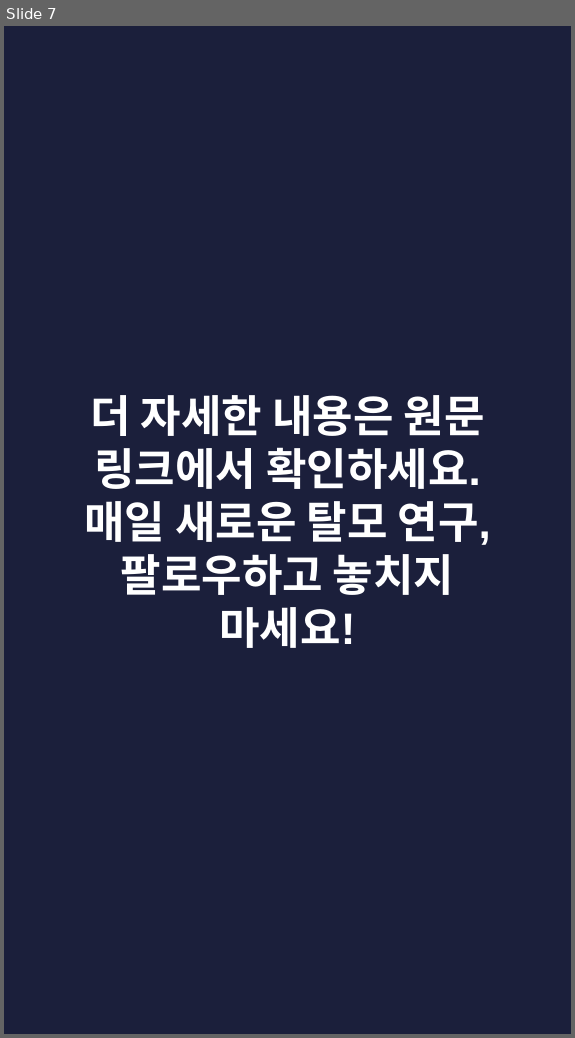
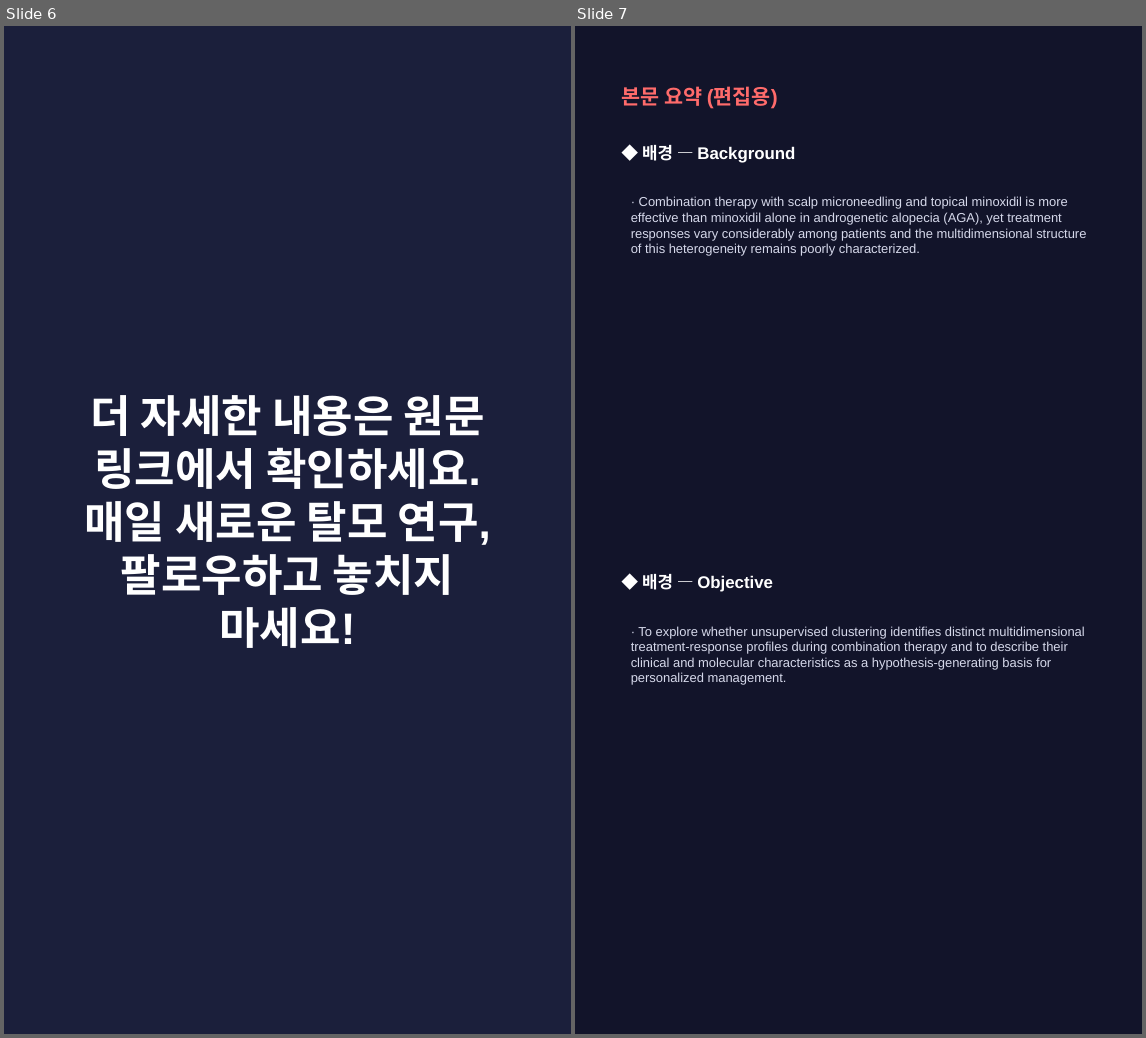
Before and after one commit to hyokang2010-BJ-ANTH/product-builder-test, a slide deck: pwa/data/latest/slides.pptx. Shown side by side, each under a label of ours: slide 7 before the commit, slides 6 and 7 after it. The pictures are 575x1038 and 1146x1038 pixels, drawn with LibreOffice and Linux fonts; fonts in the diff are those of the drawing. Boxes give left, top, right and bottom in pixels: in the first picture for what was removed or moved away, otherwise in the second. Text is boxed around its words. In the diff, an @@ line names an element or a change of style, - is before the commit and + after.

```diff
--- a/pwa/data/latest/slides.pptx
+++ b/pwa/data/latest/slides.pptx
@@ slide 7 added at [575,26,1142,1034], background #12142A @@
@@ text added at [621,86,778,109], 16 pt, text #FF6B6B, bold @@
+본문 요약 (편집용)
@@ text added at [642,145,795,163], 13 pt, text #FFFFFF, bold @@
+◆ 배경 — Background
@@ text added at [631,196,1086,256], 10 pt, text #D5D8EA @@
+· Combination therapy with scalp microneedling and topical minoxidil is more effective than minoxidil alone in androgenetic alopecia (AGA), yet treatment responses vary considerably among patients and the multidimensional structure of this heterogeneity remains poorly characterized.
@@ text added at [642,574,773,592], 13 pt, text #FFFFFF, bold @@
+◆ 배경 — Objective
@@ text added at [631,626,1085,685], 10 pt, text #D5D8EA @@
+· To explore whether unsupervised clustering identifies distinct multidimensional treatment-response profiles during combination therapy and to describe their clinical and molecular characteristics as a hypothesis-generating basis for personalized management.
@@ what was slide 7 is now slide 6 @@
```
Also in this commit, not shown: 3 slides changed, 4 other slides added, 7 slides removed, 27 other files.
